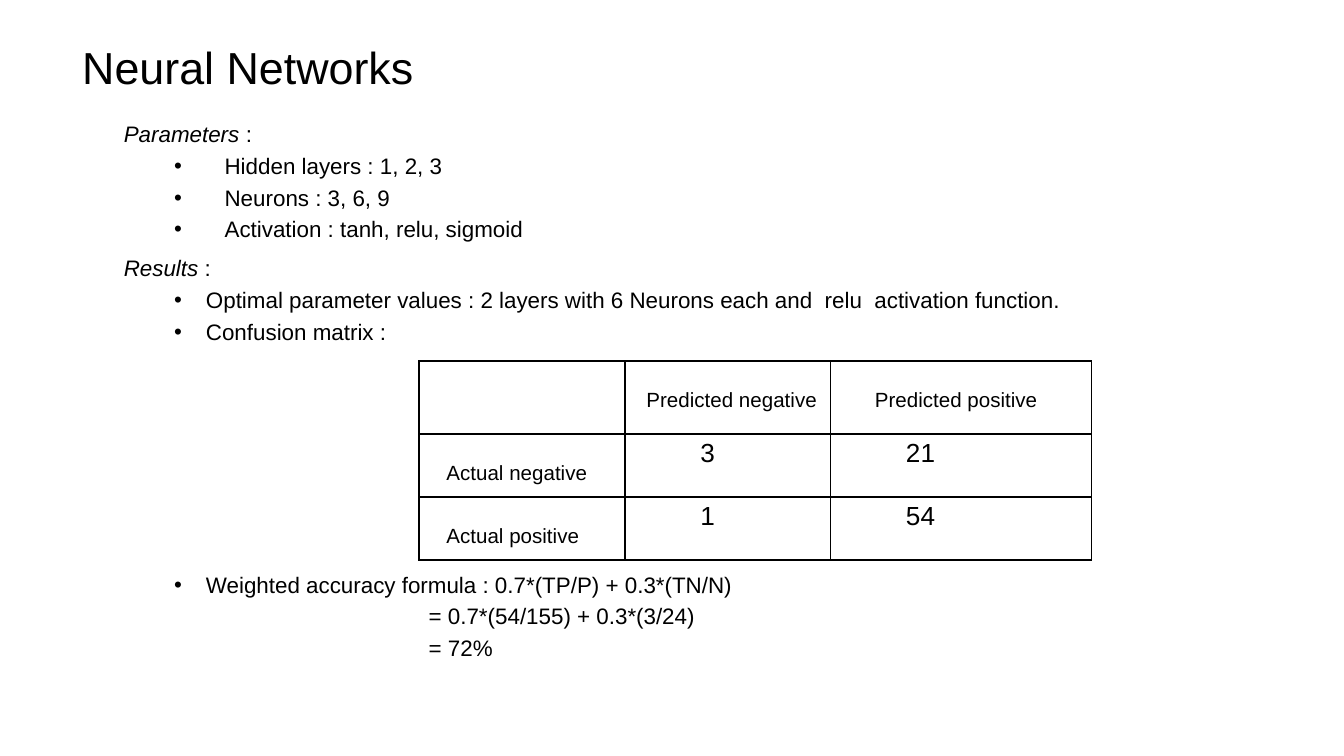
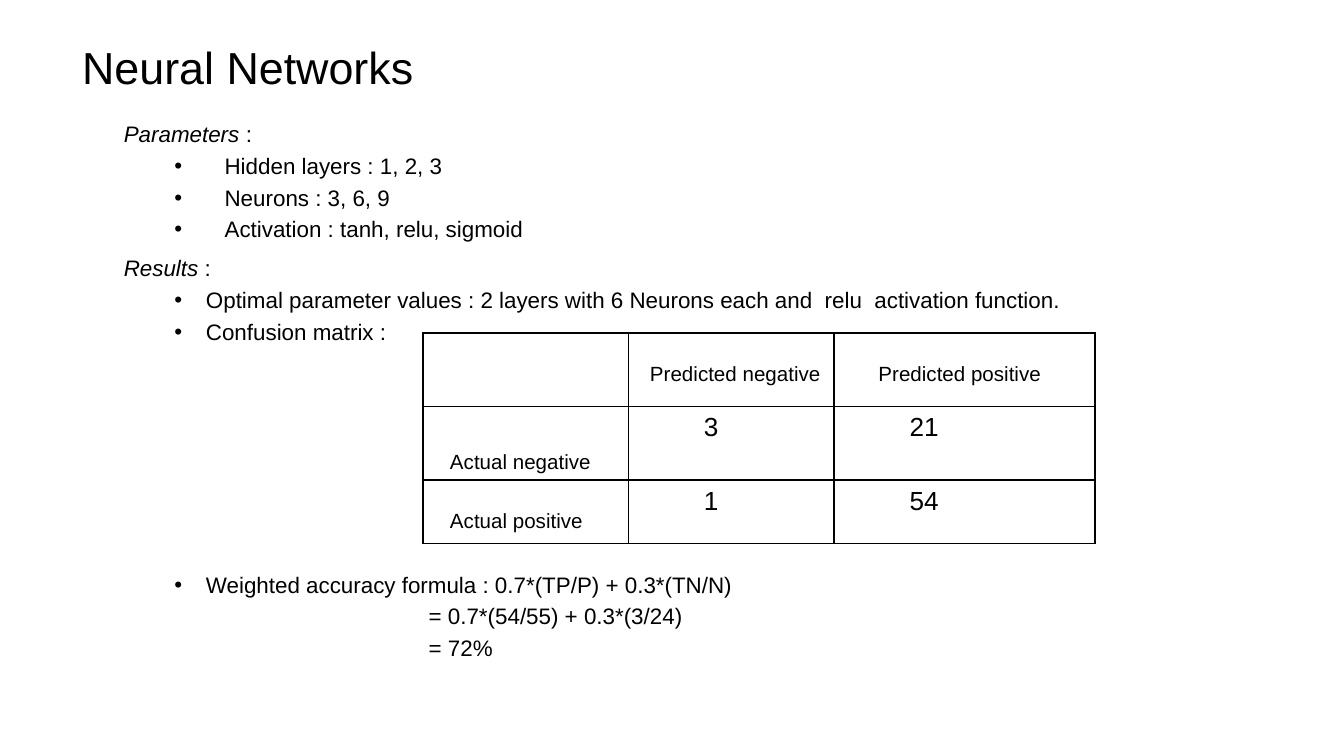
Before and after one commit to yaswanthkoravi/SMAI-Project, a slide deck: slide 34 of presentation.pptx. Drawn at 1344x756 pixels with LibreOffice and Linux fonts; fonts in the diff are those of the drawing. Boxes give left, top, right and bottom in pixels: in the first picture for what was removed or moved away, otherwise in the second. Text is boxed around its words. In the diff, an @@ line names an element or a change of style, - is before the commit and + after.

```diff
--- a/presentation.pptx
+++ b/presentation.pptx
@@ text at <box>225,157,523,656</box>: indent changed; list level 2 to 1 in "= 72%" @@
@@ table at <box>423,333,1095,537</box> @@
@@ borders changed @@
@@ table: place and size @@
-table at <box>419,360,1091,756</box>
+table at <box>423,333,1095,537</box>
@@ text at <box>448,607,682,629</box>: text changed @@
-  = 0.7*(54/155) + 0.3*(3/24)
+= 0.7*(54/55) + 0.3*(3/24)
```
Also in this commit, not shown: 14 other slides changed, 2 other files.
